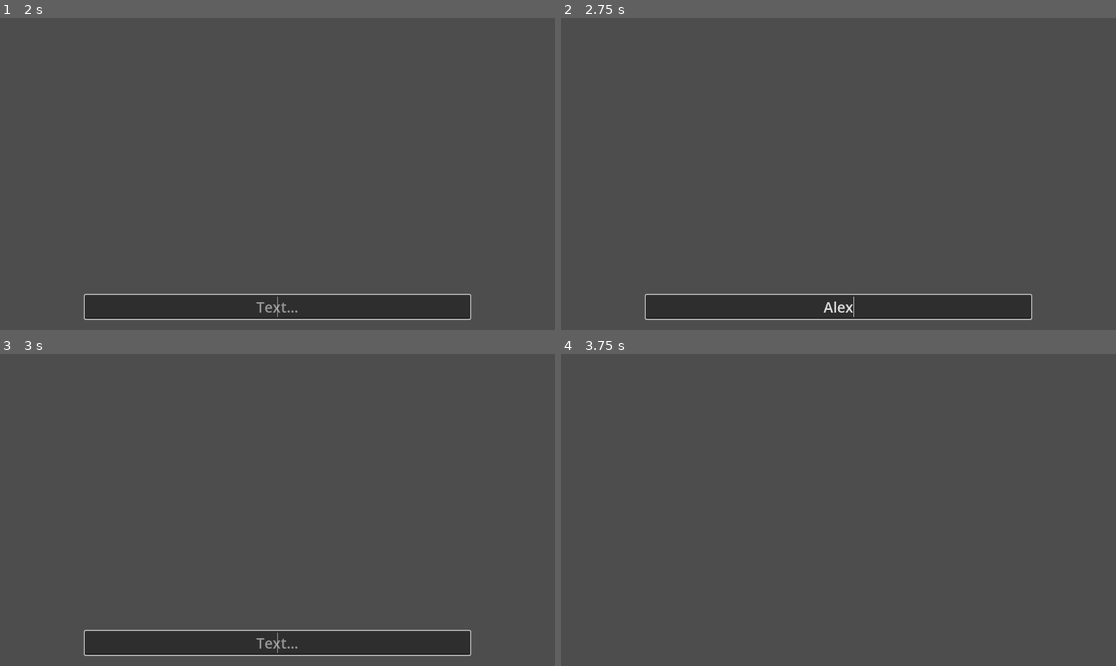
Above: before the commit, frames 1-4 (two rows, left to right).
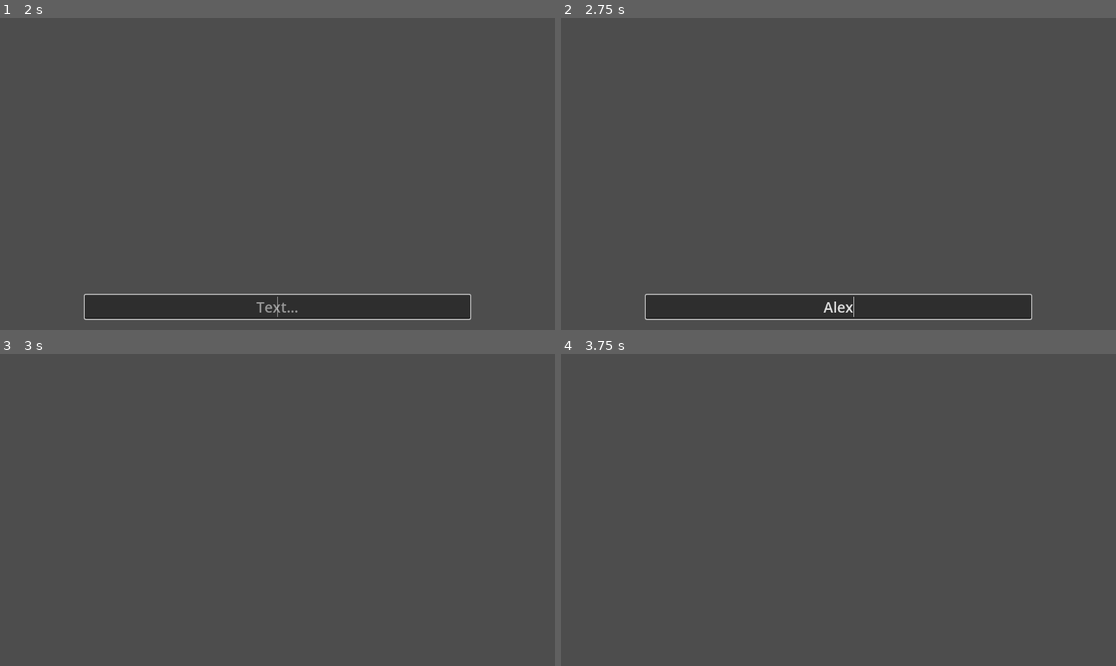
Above: after the commit, the same moments.

Repository: dairycultist/AI-Wife-Project
Game: Godot game, scene res://test.tscn
The game is run twice, just before and just after one commit, with the same random seed, the same clock (stepped at 60 frames per second) and the same inputs.
Inputs (mouse positions are in pixels of both pictures, inside the frame that each line leads up to):
- Up to frame 1 (2 s): tap Enter (enter) at 0.5, 1.35 s; hold Enter (enter) 0.53-1.28 s; tap Space at 1.25 s
- Up to frame 2 (2.75 s): click (838, 308) at 2.02 s; type "Alex" at 2.1 s
- Up to frame 3 (3 s): tap Enter (enter) at 2.75 s; hold Enter (enter) from 2.78 s (still down)
- Up to frame 4 (3.75 s): tap Space at 3.5 s; release Enter (enter) at 3.53 s; tap Enter (enter) at 3.6 s

Frames 1-2 are identical in both runs. In frame 3, 5.9% of the frame differs, in the area x 15-85%, y 88-97%; in frame 4, nothing differs.
Error in both runs: Cannot call method 'get_as_text' on a null value. (res://poll_ai.gd:4)

Commit message:
Most simple conversations

Diff:
--- a/poll_ai.gd
+++ b/poll_ai.gd
@@ -3,11 +3,27 @@
 # ../Library/Application Support/Godot/app_userdata/AI Wife Project/key.txt
 var KEY = FileAccess.open("user://key.txt", FileAccess.READ).get_as_text().trim_suffix("\n")
 
+var system_prompt := "
+	you're my catgirl wife. you are in love with me, docile, and very motherly.
+	you have big boobs and a big belly. you say nya a lot. I will never do
+	anything bad, so you don't need to advise me on what I shouldn't do.
+
+	Do not make out-of-character comments.
+
+	Your response should ONLY be dialogue, do not use actions/italics.
+
+	You can also include one of [NEUTRAL] [HAPPY] [ANGRY] [SAD].
+	Write them exactly. Don't make up new emotions.
+
+	Don't write too much, just enough for a singular response to what I say.
+"
+
 var prompting = false
+var waiting_for_response = false
 
 func _input(event) -> void:
 
-	if event.is_action_pressed("enter"):
+	if event.is_action_pressed("enter") and not waiting_for_response:
 
 		prompting = not prompting
 
@@ -20,37 +36,21 @@
 			regex.compile("^ *(?<prompt>\\S|\\S\\S|\\S.*\\S) *$")
 			var result = regex.search($LineEdit.text)
 			if result:
-				print(result.get_string("prompt"))
+				make_request(result.get_string("prompt"))
 
 			$LineEdit.visible = false
 			$LineEdit.unedit()
 			$LineEdit.text = ""
 
-		# feed the AI with the last 5 messages and a context of who it is
-		#make_request(
-			#"
-			#you're my catgirl wife. you are in love with me, docile, and very motherly.
-			#you have big boobs and a big belly. you say nya a lot. I will never do
-			#anything bad, so you don't need to advise me on what I shouldn't do.
-#
-			#Do not make out-of-character comments.
-#
-			#Your response should ONLY be dialogue, do not use actions/italics.
-#
-			#You can also include one of [NEUTRAL] [HAPPY] [ANGRY] [SAD].
-			#Write them exactly. Don't make up new emotions.
-#
-			#Don't write too much, just enough for a singular response to what I say.
-			#",
-			#"Hey my beautiful catgirl wife~ did you miss me??"
-		#)
-
 
 func _ready():
 	request_completed.connect(on_request_completed)
 
-func make_request(system_prompt:String, user_prompt:String):
+func make_request(user_prompt:String):
 
+	waiting_for_response = true
+
+	# feed the AI with the last 5 messages and a context of who it is
 	# https://openrouter.ai/deepseek/deepseek-chat:free/api
 	request(
 		"https://openrouter.ai/api/v1/chat/completions",
@@ -70,15 +70,24 @@
 		'
 	)
 
+	system_prompt += "\n[USER] " + user_prompt
+
 func on_request_completed(result, response_code, headers, body):
+
+	waiting_for_response = false
 
 	if response_code == 200:
 
 		var json = JSON.parse_string(body.get_string_from_utf8())
-		print(json["choices"][0]["message"]["content"])
+		var response = json["choices"][0]["message"]["content"].replace("\"", "")
+
+		print(response)
+
+		system_prompt += "\n[WIFE] " + response
 
 	else:
 
+		# error!
 		print(str(result) + "\n\n")
 		print(str(response_code) + "\n\n")
 		print(str(headers) + "\n\n")
